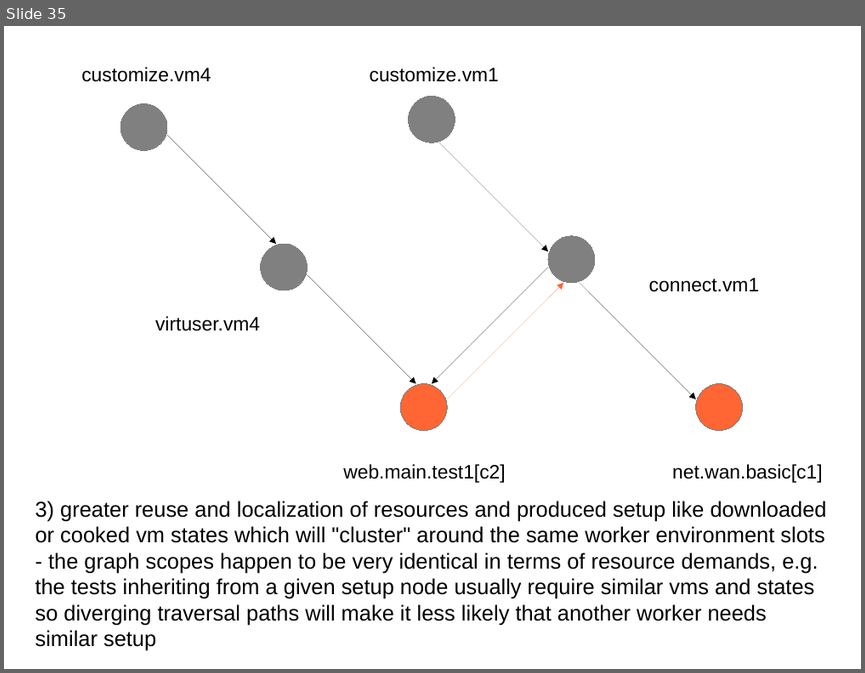
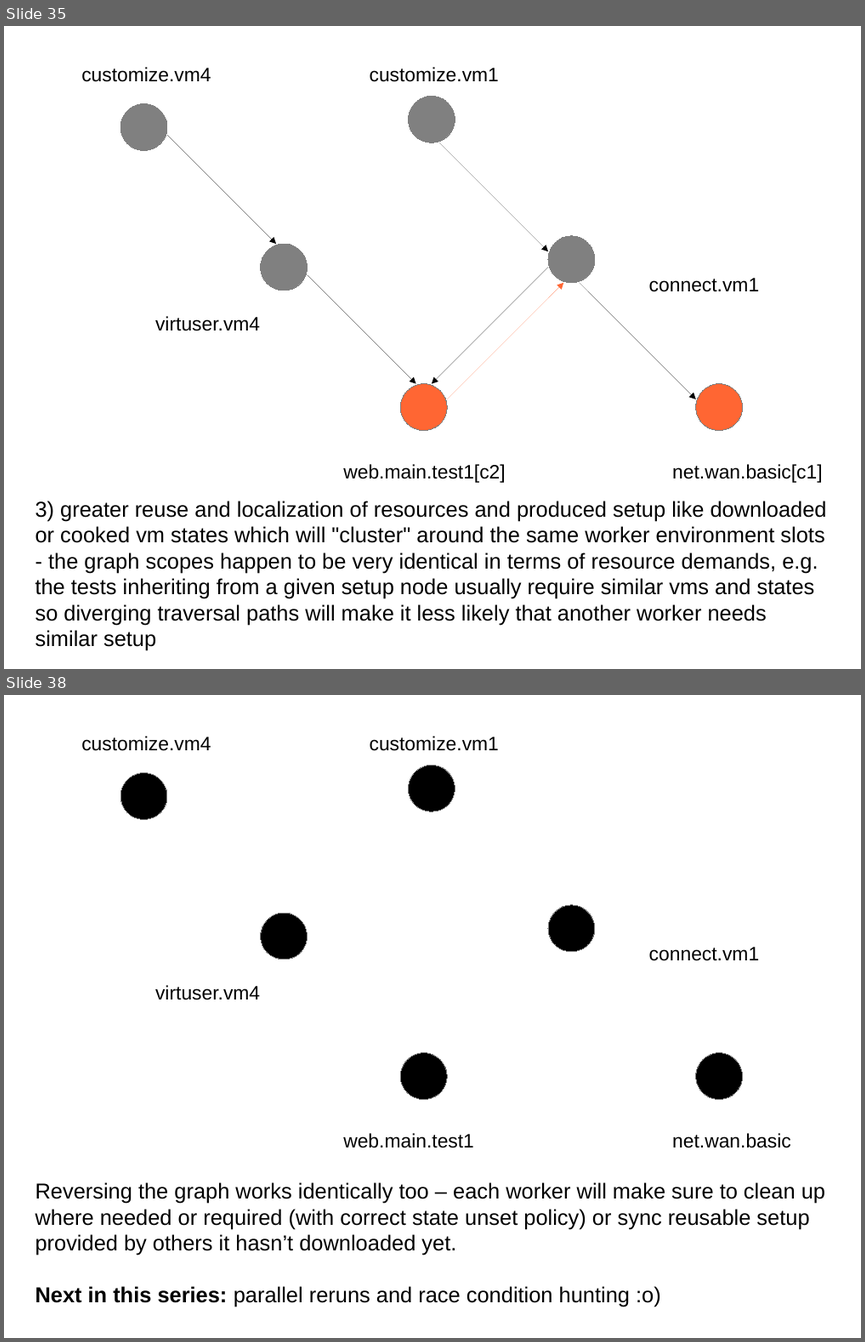
Before and after one commit to intra2net/avocado-i2n, a slide deck: doc/test_traversal_algorithm.odp. Shown one above the other, each under a label of ours: slide 35 before the commit, slides 35 and 38 after it; the slides between them are not shown. The pictures are 865x673 and 865x1342 pixels, drawn with LibreOffice and Linux fonts; fonts in the diff are those of the drawing. Boxes give left, top, right and bottom in pixels: in the first picture for what was removed or moved away, otherwise in the second. Text is boxed around its words. In the diff, an @@ line names an element or a change of style, - is before the commit and + after.

Commit message:
Update the parallel traversal presentation with external states slides
The external states functionality is not fully available and the
parallel traversal extension of the presentation from the first
half of this year can now be finished with a second part about
state reuse from the second half of this year.

```diff
--- a/doc/test_traversal_algorithm.odp
+++ b/doc/test_traversal_algorithm.odp
@@ slide 38 added at bbox=[4, 695, 861, 1338], background #FFFFFF @@
@@ text added at bbox=[81, 736, 211, 751], 18 pt, text #000000 @@
+customize.vm4
@@ text added at bbox=[370, 736, 499, 751], 18 pt, text #000000 @@
+customize.vm1
@@ ellipse added at bbox=[409, 765, 455, 811], fill #000000, outline #808080 0 pt @@
@@ ellipse added at bbox=[120, 772, 167, 819], fill #000000, outline #808080 0 pt @@
@@ ellipse added at bbox=[261, 913, 307, 959], fill #000000, outline #808080 0 pt @@
@@ ellipse added at bbox=[548, 905, 595, 952], fill #000000, outline #808080 0 pt @@
@@ text added at bbox=[649, 947, 759, 961], 18 pt, text #000000 @@
+connect.vm1
@@ text added at bbox=[155, 985, 260, 1000], 18 pt, text #000000 @@
+virtuser.vm4
@@ ellipse added at bbox=[400, 1053, 447, 1100], fill #000000, outline #808080 0 pt @@
@@ ellipse added at bbox=[696, 1053, 743, 1100], fill #000000, outline #808080 0 pt @@
@@ text added at bbox=[343, 1133, 474, 1148], 18 pt, text #000000 @@
+web.main.test1
@@ text added at bbox=[672, 1133, 791, 1148], 18 pt, text #000000 @@
+net.wan.basic
@@ text added at bbox=[35, 1182, 825, 1307], 20 pt, text #000000 @@
+Reversing the graph works identically too – each worker will make sure to clean up where needed or required (with correct state unset policy) or sync reusable setup provided by others it hasn’t downloaded yet.
+Next in this series: parallel reruns and race condition hunting :o)
```
Also in this commit, not shown: 1 slide changed, 1 other slide added, 1 other file.
